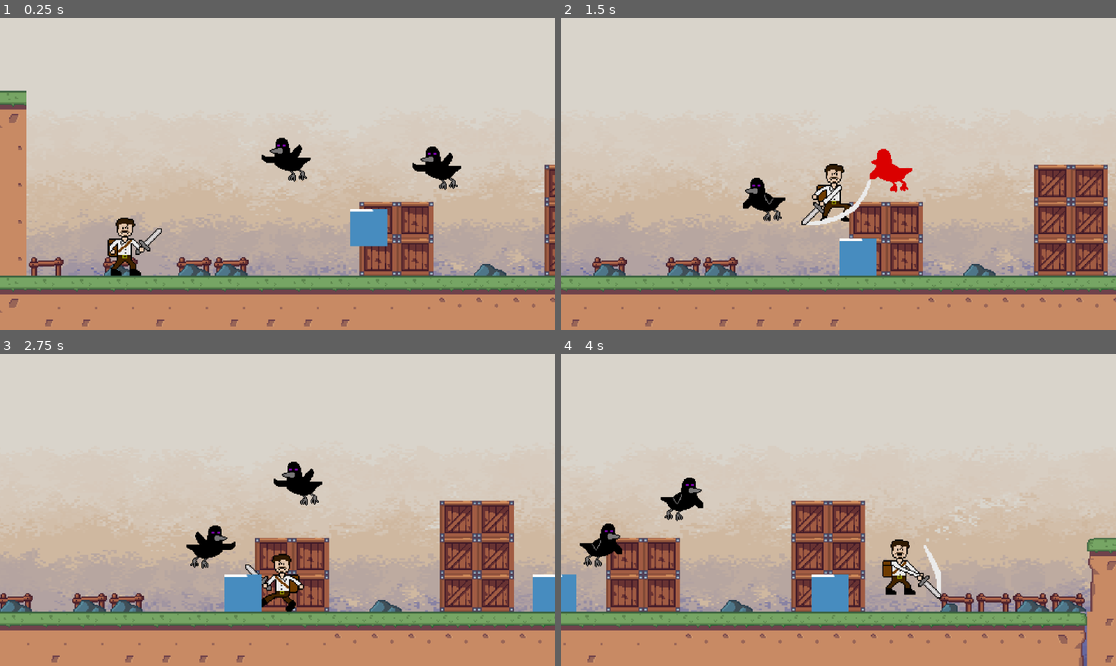
Above: before the commit, frames 1-4 (two rows, left to right).
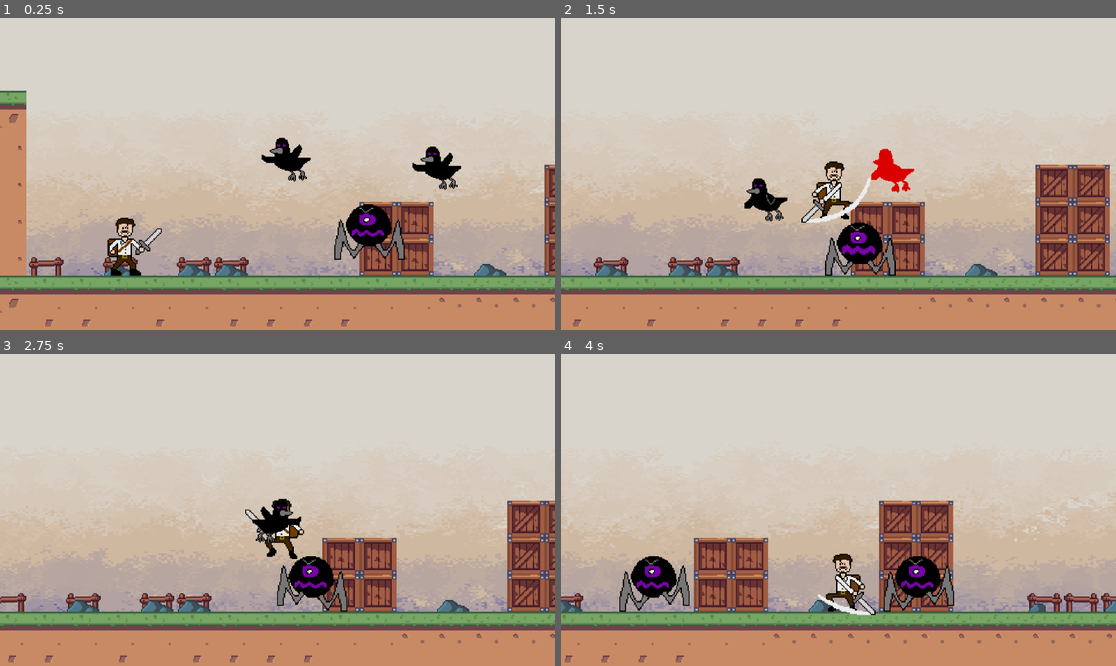
Above: after the commit, the same moments.

Repository: bscott519/ColossalCrisisGame
Game: Godot game, scene res://Scenes/level_1.tscn
Same seed, same stepped clock (60 frames per second), same inputs: the game is played once before the commit and once after it. The engine's default icon, where the game draws it, is replaced by a stand-in: a white triangle on a blue panel in a dark square.
Inputs (mouse positions are in pixels of both pictures, inside the frame that each line leads up to):
- Up to frame 1 (0.25 s): no input
- Up to frame 2 (1.5 s): move the mouse to (960, 158) at 0.52 s; hold D (right) from 0.53 s (still down); click (960, 158) at 0.6 s; tap Space (jump) at 0.77 s; move the mouse to (727, 189) at 1.27 s; right-click (727, 189) at 1.35 s
- Up to frame 3 (2.75 s): tap Space (jump) at 1.52 s; move the mouse to (333, 441) at 2.02 s; release D (right) at 2.03 s; hold A (left) from 2.03 s (still down); click (333, 441) at 2.1 s
- Up to frame 4 (4 s): move the mouse to (810, 572) at 2.77 s; release A (left) at 2.78 s; hold D (right) from 2.78 s (still down); right-click (810, 572) at 2.85 s; tap Space (jump) at 3.02, 3.77 s; move the mouse to (1005, 556) at 3.52 s; click (1005, 556) at 3.6 s

The runs differ from the first frame. In frame 1, 1.4% of the frame differs, in the area x 60-73%, y 59-78%; in frame 2, 7.0%; in frame 3, 19%; in frame 4, 21%, in the area x 0-100%, y 39-100%.

Commit message:
Colossling sprites added

Diff:
--- a/Scenes/colosslings.tscn
+++ b/Scenes/colosslings.tscn
@@ -1,10 +1,14 @@
-[gd_scene load_steps=20 format=3 uid="uid://6d3rhne0s8yd"]
+[gd_scene load_steps=23 format=3 uid="uid://6d3rhne0s8yd"]
 
 [ext_resource type="Script" path="res://Scripts/colosslings.gd" id="1_iuvfo"]
 [ext_resource type="Texture2D" uid="uid://bapnf131jmdih" path="res://GameArt/TMMEnemyDeath1.png" id="1_jq20u"]
 [ext_resource type="Texture2D" uid="uid://l1yxspaxqyio" path="res://GameArt/TMMEnemyDeath2.png" id="2_6v1sw"]
 [ext_resource type="Texture2D" uid="uid://hcy0hjwm1svq" path="res://GameArt/TMMEnemyDeath3.png" id="3_kqkd3"]
 [ext_resource type="Texture2D" uid="uid://bk7x1cbmim4dt" path="res://GameArt/icon.svg" id="4_5t52r"]
+[ext_resource type="Texture2D" uid="uid://cr1rltw3k6v7a" path="res://GameArt/TMMColosslingIdle1.png" id="6_g3uih"]
+[ext_resource type="Texture2D" uid="uid://47q34xsc0k1" path="res://GameArt/TMMColosslingIdle2.png" id="7_r2rbl"]
+[ext_resource type="Texture2D" uid="uid://bvbjfjhi0gmdj" path="res://GameArt/TMMColosslingWalk1.png" id="8_kwd8y"]
+[ext_resource type="Texture2D" uid="uid://0y6t6eulmiu3" path="res://GameArt/TMMColosslingWalk2.png" id="9_e3771"]
 
 [sub_resource type="AtlasTexture" id="AtlasTexture_vhkha"]
 atlas = ExtResource("1_jq20u")
@@ -26,25 +30,21 @@
 atlas = ExtResource("4_5t52r")
 region = Rect2(32, 32, 32, 32)
 
-[sub_resource type="AtlasTexture" id="AtlasTexture_wufy6"]
-atlas = ExtResource("4_5t52r")
-region = Rect2(32, 32, 32, 32)
+[sub_resource type="AtlasTexture" id="AtlasTexture_7bdqn"]
+atlas = ExtResource("6_g3uih")
+region = Rect2(0, 0, 64, 64)
 
-[sub_resource type="AtlasTexture" id="AtlasTexture_3ip6m"]
-atlas = ExtResource("4_5t52r")
-region = Rect2(64, 64, 32, 32)
+[sub_resource type="AtlasTexture" id="AtlasTexture_inkc3"]
+atlas = ExtResource("7_r2rbl")
+region = Rect2(0, 0, 64, 64)
 
-[sub_resource type="AtlasTexture" id="AtlasTexture_k38lm"]
-atlas = ExtResource("4_5t52r")
-region = Rect2(96, 32, 32, 32)
+[sub_resource type="AtlasTexture" id="AtlasTexture_qbqeu"]
+atlas = ExtResource("8_kwd8y")
+region = Rect2(0, 0, 64, 64)
 
-[sub_resource type="AtlasTexture" id="AtlasTexture_t1h57"]
-atlas = ExtResource("4_5t52r")
-region = Rect2(32, 32, 32, 32)
-
-[sub_resource type="AtlasTexture" id="AtlasTexture_nfnku"]
-atlas = ExtResource("4_5t52r")
-region = Rect2(64, 64, 32, 32)
+[sub_resource type="AtlasTexture" id="AtlasTexture_t501q"]
+atlas = ExtResource("9_e3771")
+region = Rect2(0, 0, 64, 64)
 
 [sub_resource type="SpriteFrames" id="SpriteFrames_kobry"]
 animations = [{
@@ -81,38 +81,35 @@
 }, {
 "frames": [{
 "duration": 1.0,
-"texture": SubResource("AtlasTexture_wufy6")
+"texture": SubResource("AtlasTexture_7bdqn")
 }, {
 "duration": 1.0,
-"texture": SubResource("AtlasTexture_3ip6m")
-}, {
-"duration": 1.0,
-"texture": SubResource("AtlasTexture_k38lm")
+"texture": SubResource("AtlasTexture_inkc3")
 }],
 "loop": true,
 "name": &"idle",
-"speed": 5.0
+"speed": 2.0
 }, {
 "frames": [{
 "duration": 1.0,
-"texture": SubResource("AtlasTexture_t1h57")
+"texture": SubResource("AtlasTexture_qbqeu")
 }, {
 "duration": 1.0,
-"texture": SubResource("AtlasTexture_nfnku")
+"texture": SubResource("AtlasTexture_t501q")
 }],
 "loop": true,
 "name": &"walk",
-"speed": 5.0
+"speed": 3.0
 }]
 
 [sub_resource type="CircleShape2D" id="CircleShape2D_ej00d"]
-radius = 16.1245
+radius = 28.0
 
 [sub_resource type="CircleShape2D" id="CircleShape2D_sk6bi"]
-radius = 18.0
+radius = 26.0192
 
 [sub_resource type="CircleShape2D" id="CircleShape2D_fw74b"]
-radius = 20.0
+radius = 27.074
 
 [node name="colosslings" type="CharacterBody2D"]
 script = ExtResource("1_iuvfo")
@@ -120,7 +117,7 @@
 [node name="AnimatedSprite2D" type="AnimatedSprite2D" parent="."]
 position = Vector2(0, -16)
 sprite_frames = SubResource("SpriteFrames_kobry")
-animation = &"idle"
+animation = &"walk"
 autoplay = "idle"
 
 [node name="CollisionShape2D" type="CollisionShape2D" parent="."]
--- a/Scenes/darkbird.tscn
+++ b/Scenes/darkbird.tscn
@@ -114,9 +114,7 @@
 [node name="AnimatedSprite2D" type="AnimatedSprite2D" parent="."]
 scale = Vector2(0.8, 0.8)
 sprite_frames = SubResource("SpriteFrames_po7aa")
-animation = &"death"
-frame = 3
-frame_progress = 1.0
+animation = &"hurt"
 
 [node name="CollisionShape2D" type="CollisionShape2D" parent="."]
 shape = SubResource("CircleShape2D_by4lu")
Binary file added: GameArt/TMMColosslingIdle1.png
Not shown, added: GameArt/TMMColosslingIdle1.png.import
Binary file added: GameArt/TMMColosslingIdle2.png
Not shown, added: GameArt/TMMColosslingIdle2.png.import
Binary file added: GameArt/TMMColosslingWalk1.png
Not shown, added: GameArt/TMMColosslingWalk1.png.import
Binary file added: GameArt/TMMColosslingWalk2.png
Not shown, added: GameArt/TMMColosslingWalk2.png.import
